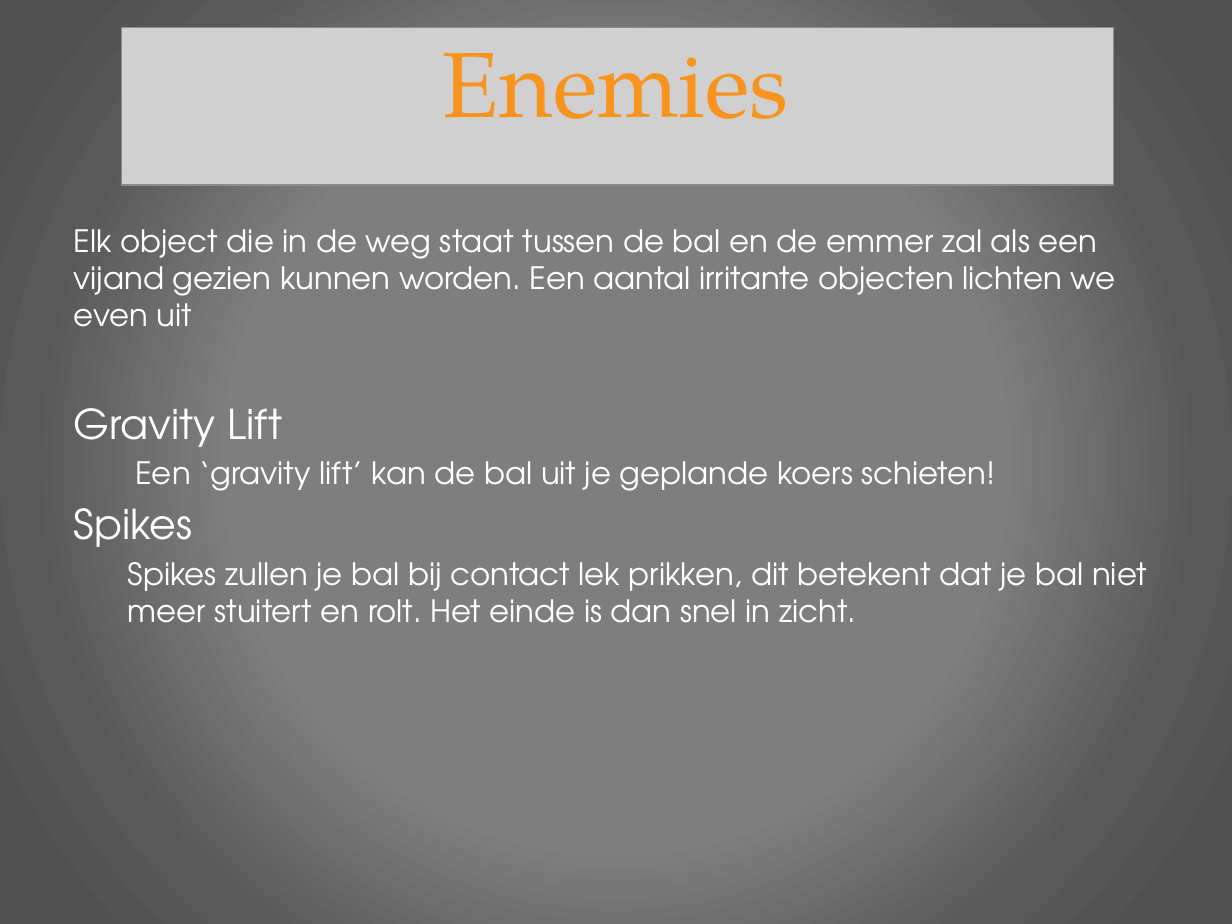
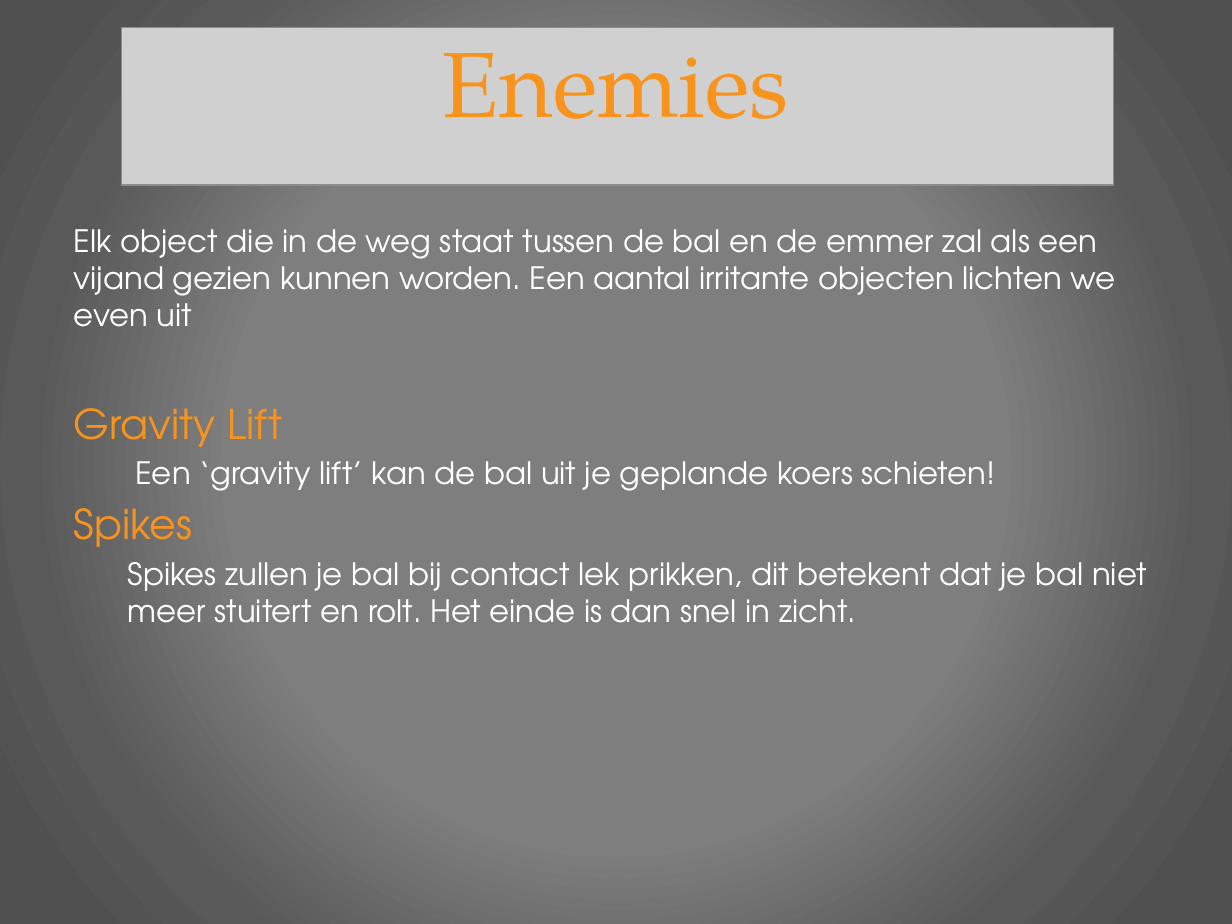
Before and after one commit to DionnV/BallZ2D, a slide deck: slide 7 of Press Kit/Get it in bro - 10 pager.pptx. Drawn at 1232x924 pixels with LibreOffice and Linux fonts; fonts in the diff are those of the drawing; grey boxes stand for pictures. Boxes give left, top, right and bottom in pixels: in the first picture for what was removed or moved away, otherwise in the second. Text is boxed around its words. In the diff, an @@ line names an element or a change of style, - is before the commit and + after.

```diff
--- a/Press Kit/Get it in bro - 10 pager.pptx
+++ b/Press Kit/Get it in bro - 10 pager.pptx
@@ text at [74, 408, 282, 547]: text colour #FFFFFF to #F8941D in "Gravity Lift", "Spikes" @@
```
Also in this commit, not shown: 3 other slides changed, 22 other files.
